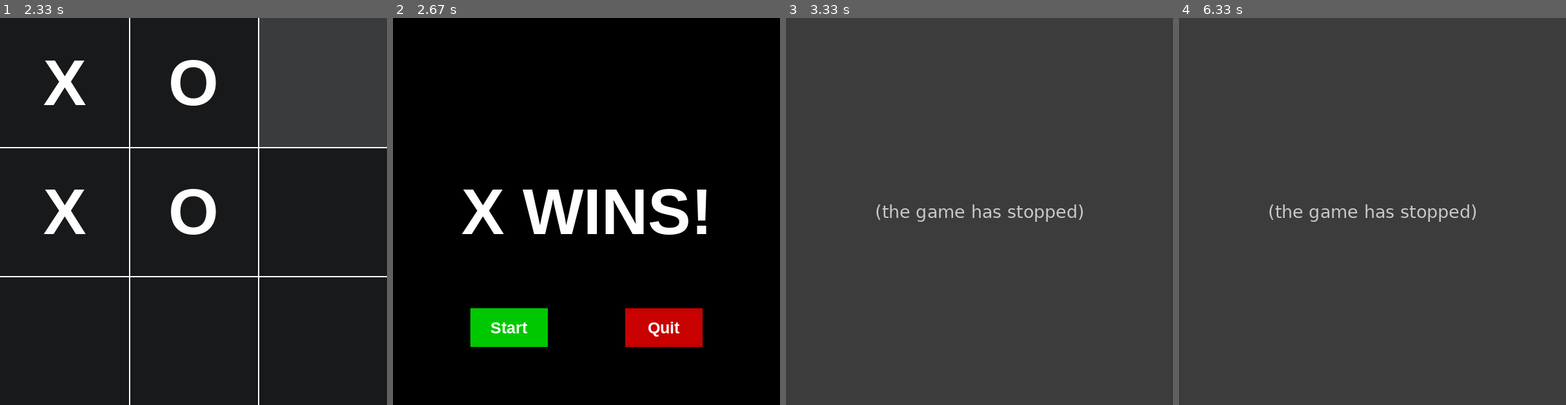
Above: before the commit, frames 1-4 (left to right).
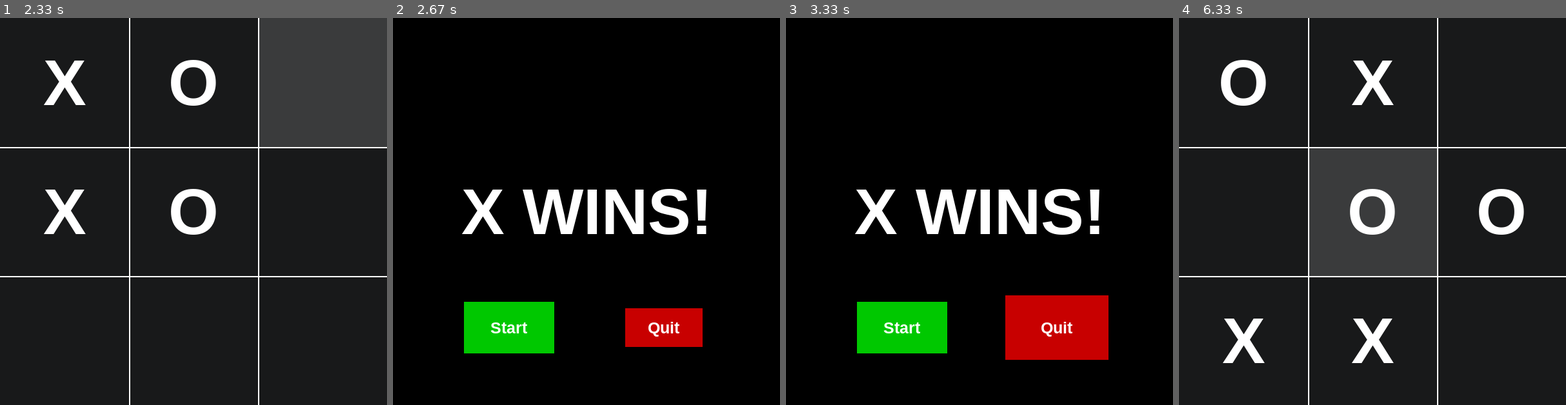
Above: after the commit, the same moments.

Repository: amirowns/starting
Game: pygame game, started from VSC_folder/PYGAME_TICTACTOE clean.py
Two runs of this game, one before a commit and one after it. Both use one fixed random seed, a clock stepped at 60 frames per second and the inputs below.
Inputs (mouse positions are in pixels of both pictures, inside the frame that each line leads up to):
- Up to frame 1 (2.33 s): click "Start" at 0.42 s; press the mouse at (65, 211) at 0.7 s; move the mouse to (170, 184) at 0.8 s; release the mouse at (274, 161) at 0.93 s; press the mouse at (193, 83) at 1.03 s; move the mouse to (166, 107) at 1.13 s; release the mouse at (139, 130) at 1.27 s; press the mouse at (65, 83) at 1.37 s; move the mouse to (108, 176) at 1.47 s; release the mouse at (154, 273) at 1.6 s; press the mouse at (193, 83) at 1.7 s; move the mouse to (127, 188) at 1.8 s; release the mouse at (61, 296) at 1.93 s; press the mouse at (193, 211) at 2.03 s; move the mouse to (267, 141) at 2.13 s; release the mouse at (340, 68) at 2.27 s
- Up to frame 2 (2.67 s): press the mouse at (458, 339) at 2.37 s; move the mouse to (458, 234) at 2.47 s; release the mouse at (462, 126) at 2.6 s
- Up to frame 3 (3.33 s): press the mouse at (1056, 327) at 2.7 s; move the mouse to (1064, 230) at 2.8 s; release the mouse at (1072, 137) at 2.93 s; press the mouse at (1056, 327) at 3.03 s; move the mouse to (1053, 254) at 3.13 s; release the mouse at (1049, 180) at 3.27 s
- Up to frame 4 (6.33 s): press the mouse at (1295, 327) at 3.37 s; move the mouse to (1291, 331) at 3.47 s; release the mouse at (1287, 335) at 3.6 s; press the mouse at (1372, 339) at 3.7 s; move the mouse to (1395, 304) at 3.8 s; release the mouse at (1418, 265) at 3.93 s; press the mouse at (1372, 211) at 4.03 s; move the mouse to (1318, 149) at 4.13 s; release the mouse at (1264, 87) at 4.27 s; press the mouse at (1372, 83) at 4.37 s; move the mouse to (1438, 76) at 4.47 s; release the mouse at (1504, 72) at 4.6 s; press the mouse at (1500, 211) at 4.7 s; move the mouse to (1500, 238) at 4.8 s; release the mouse at (1500, 269) at 4.93 s; press the mouse at (1372, 211) at 5.03 s; move the mouse to (1318, 226) at 5.13 s; release the mouse at (1268, 242) at 5.27 s; press the mouse at (1244, 339) at 5.37 s; move the mouse to (1364, 257) at 5.47 s; release the mouse at (1484, 176) at 5.6 s; press the mouse at (1372, 339) at 5.7 s; move the mouse to (1337, 234) at 5.8 s; release the mouse at (1306, 126) at 5.93 s; press the mouse at (1244, 83) at 6.03 s; move the mouse to (1318, 118) at 6.13 s; release the mouse at (1391, 153) at 6.27 s

Frame 1 is identical in both runs. In frame 2, 1.1% of the frame differs, in the area x 18-42%, y 73-87%; in frame 3, 100%, in the area x 0-100%, y 0-100%; in frame 4, 90%.
Before the commit the program exited at 2.7 s; later frames show no game.

Commit message:
Test branch (#4)
* another day another dollar

* Teppelin help (#3)

* Updated base button class!

* Updated

* sword snaps to button and brightens

* uh

* updated gitignore

* fixed the sword snapping to button without picking up the sword first

* grid completed! multiple items now! clicked items get brought up front!

Co-authored-by: mikethamp <afro_shikamaru@yahoo.com>

Diff:
--- a/VSC_folder/Button.py
+++ b/VSC_folder/Button.py
@@ -1,3 +1,4 @@
+import sys
 import pygame
 
 WHITE = (255, 255, 255)
@@ -8,15 +9,16 @@
     return textSurface, textSurface.get_rect()
 
 class Button(object):
-    def __init__(self, text, base_color, bright_color, font, rect):
-
-        self.text = text
+    def __init__(self, base_color, bright_color, rect):
         self.base_color = base_color
         self.bright_color = bright_color
-        self.font = font
         self.rect = rect
         self.current_color = self.base_color
-        self.text_objects = text_objects(text, font)
+
+    """def draw(self, win):
+        pygame.draw.rect(win, self.base_color, self.bright_color, self.rect)"""
+
+
 
     # checks if the button is being hovered
     def hovered(self, mouse):
@@ -30,15 +32,26 @@
             self.current_color = self.base_color
 
 ###################################################################### for TTT buttons
-    # puts text in the button
-    def Add_text_to_button(self, text):
-        self.text = text
-        self.text_objects = text_objects(text, self.font)
-
-    # puts an opaque X while hovering button
+    """# puts an opaque X while hovering button
     def PreviewText(self, text, mouse):
         if self.hovered(mouse):
             self.text = text
             self.text_objects = text_objects(text, self.font)
         else:
-            pass
+            pass"""
+
+
+class TTTButton(Button):
+    def __init__(self, text, base_color, bright_color, font, rect):
+        self.text = text
+        self.base_color = base_color
+        self.bright_color = bright_color
+        self.font = font
+        self.rect = rect
+        self.current_color = self.base_color
+        self.text_objects = text_objects(text, font)
+
+    # puts text in the button
+    def Add_text_to_button(self, text):
+        self.text = text
+        self.text_objects = text_objects(text, self.font)
--- a/VSC_folder/PYGAME_TICTACTOE clean.py
+++ b/VSC_folder/PYGAME_TICTACTOE clean.py
@@ -1,7 +1,7 @@
 
 import pygame
 import sys
-from Button import Button
+import Button
 
 # colors for text
 WHITE = (255, 255, 255)
@@ -56,13 +56,13 @@
     intro = True
 
     MM_Button_list = []
-
     screen.fill(BLACK)
     message_display("Tic Tac Toe")
 
+
     # make buttons
-    green_button = Button("Start", GREEN, BRIGHT_GREEN, smallText, pygame.Rect(display_width * 0.2, display_height * .75, display_width * 0.2, display_height * 0.1))
-    red_button = Button("Quit", RED, BRIGHT_RED, smallText, pygame.Rect(display_width * 0.6, display_height * .75, display_width * 0.2, display_height * 0.1))
+    green_button = Button.TTTButton("Start", GREEN, BRIGHT_GREEN, smallText, pygame.Rect(display_width * 0.2, display_height * .75, display_width * 0.2, display_height * 0.1))
+    red_button = Button.TTTButton("Quit", RED, BRIGHT_RED, smallText, pygame.Rect(display_width * 0.6, display_height * .75, display_width * 0.2, display_height * 0.1))
 
     # add buttons to button list
     MM_Button_list.append(green_button)
@@ -71,11 +71,15 @@
     while intro:
 
         mouse = pygame.mouse.get_pos()
-
         for event in pygame.event.get():
             if event.type == pygame.QUIT:
                 sys.exit()
             elif event.type == pygame.MOUSEBUTTONDOWN:
+                for button in MM_Button_list:
+                    if button.hovered(mouse):
+                        # enlarges button when hovered
+                        button.rect = pygame.Rect.inflate(button.rect, 20, 20)
+            elif event.type == pygame.MOUSEBUTTONUP:
                 for button in MM_Button_list:
                     if button.hovered(mouse):
                         if button.text == "Start":
@@ -83,6 +87,9 @@
                             break
                         elif button.text == "Quit":
                             sys.exit()
+
+
+
             else:
                 pass
 
@@ -108,15 +115,15 @@
     TTT_Button_list = []
 
     # makes the buttons easily
-    Top_Left = Button(None, DARK_GRAY, LIGHT_GRAY, largeText, pygame.Rect(display_width * 0, display_height * 0, display_width * 1/3, display_height * 1/3))
-    Top_Middle = Button(None, DARK_GRAY, LIGHT_GRAY, largeText, pygame.Rect(display_width * 1/3, display_height * 0, display_width * 1/3, display_height * 1/3))
-    Top_Right = Button(None, DARK_GRAY, LIGHT_GRAY, largeText, pygame.Rect(display_width * 2/3, display_height * 0, display_width * 1/3, display_height * 1/3))
-    Middle_Left = Button(None, DARK_GRAY, LIGHT_GRAY, largeText, pygame.Rect(display_width * 0, display_height * 1/3, display_width * 1/3, display_height * 1/3))
-    Middle_Middle = Button(None, DARK_GRAY, LIGHT_GRAY, largeText, pygame.Rect(display_width * 1/3, display_height * 1/3, display_width * 1/3, display_height * 1/3))
-    Middle_Right = Button(None, DARK_GRAY, LIGHT_GRAY, largeText, pygame.Rect(display_width * 2/3, display_height * 1/3, display_width * 1/3, display_height * 1/3))
-    Bottom_Left = Button(None, DARK_GRAY, LIGHT_GRAY, largeText, pygame.Rect(display_width * 0, display_height * 2/3, display_width * 1/3, display_height * 1/3))
-    Bottom_Middle = Button(None, DARK_GRAY, LIGHT_GRAY, largeText, pygame.Rect(display_width * 1/3, display_height * 2/3, display_width * 1/3, display_height * 1/3))
-    Bottom_Right = Button(None, DARK_GRAY, LIGHT_GRAY, largeText, pygame.Rect(display_width * 2/3, display_height * 2/3, display_width * 1/3, display_height * 1/3))
+    Top_Left = Button.TTTButton(None, DARK_GRAY, LIGHT_GRAY, largeText, pygame.Rect(display_width * 0, display_height * 0, display_width * 1/3, display_height * 1/3))
+    Top_Middle = Button.TTTButton(None, DARK_GRAY, LIGHT_GRAY, largeText, pygame.Rect(display_width * 1/3, display_height * 0, display_width * 1/3, display_height * 1/3))
+    Top_Right = Button.TTTButton(None, DARK_GRAY, LIGHT_GRAY, largeText, pygame.Rect(display_width * 2/3, display_height * 0, display_width * 1/3, display_height * 1/3))
+    Middle_Left = Button.TTTButton(None, DARK_GRAY, LIGHT_GRAY, largeText, pygame.Rect(display_width * 0, display_height * 1/3, display_width * 1/3, display_height * 1/3))
+    Middle_Middle = Button.TTTButton(None, DARK_GRAY, LIGHT_GRAY, largeText, pygame.Rect(display_width * 1/3, display_height * 1/3, display_width * 1/3, display_height * 1/3))
+    Middle_Right = Button.TTTButton(None, DARK_GRAY, LIGHT_GRAY, largeText, pygame.Rect(display_width * 2/3, display_height * 1/3, display_width * 1/3, display_height * 1/3))
+    Bottom_Left = Button.TTTButton(None, DARK_GRAY, LIGHT_GRAY, largeText, pygame.Rect(display_width * 0, display_height * 2/3, display_width * 1/3, display_height * 1/3))
+    Bottom_Middle = Button.TTTButton(None, DARK_GRAY, LIGHT_GRAY, largeText, pygame.Rect(display_width * 1/3, display_height * 2/3, display_width * 1/3, display_height * 1/3))
+    Bottom_Right = Button.TTTButton(None, DARK_GRAY, LIGHT_GRAY, largeText, pygame.Rect(display_width * 2/3, display_height * 2/3, display_width * 1/3, display_height * 1/3))
 
     # add buttons to list
     TTT_Button_list.append(Top_Left)
--- a/VSC_folder/anotherGAME.py
+++ b/VSC_folder/anotherGAME.py
@@ -39,11 +39,19 @@
 # add window caption
 pygame.display.set_caption('Another Idle Game')
 
+class Item():
+    def __init__(self, image_location):
+        self.image_location = image_location
+        self.image = pygame.image.load(self.image_location)
+        self.image.convert()
+        self.rect = self.image.get_rect()
+        self.rect.center = DISPLAY_WIDTH//2, DISPLAY_HEIGHT//2
+        self.moving = False
+
 # images used
-sword_1 = pygame.image.load("VSC_folder/pictures/sword1.png")
-sword_1.convert()
-rect = sword_1.get_rect()
-rect.center = DISPLAY_WIDTH//2, DISPLAY_HEIGHT//2
+sword_1 = Item("VSC_folder/pictures/sword1.png")
+shield_1 = Item("VSC_folder/pictures/shield1.png")
+sword_2 = Item("VSC_folder/pictures/sword1.png")
 
 # set up font and text; size=25, bold=True, italic=False
 smallText = pygame.font.SysFont("Arial", 25, True, False)
@@ -51,39 +59,84 @@
 
 
 def game_loop():
-    moving = False
+
+    # gets the mouse position
+    mouse = pygame.mouse.get_pos()
+
+    # grid starting pos
+    COLUMN_ONE = DISPLAY_WIDTH * 1/4
+    ROW_ONE = DISPLAY_HEIGHT * 0.6
+    BOX_DIMENSION = 32
+    MOVE_OVER = BOX_DIMENSION + 2
+    MERGE_BUTTON_LIST = []
+
+    # MAKES GRID OF BUTTONS :D
+    for x in range(6): # columns
+        for y in range(6): # rows
+            MERGE_BUTTON_LIST.append(Button.Button(RED, BRIGHT_RED, pygame.Rect((COLUMN_ONE + (x * MOVE_OVER)), (ROW_ONE + (y * MOVE_OVER)), BOX_DIMENSION, BOX_DIMENSION)))
+
+    CURRENT_ITEMS = [] #list of current items in the grid
+    CURRENT_ITEMS.append(sword_1)
+    CURRENT_ITEMS.append(shield_1)
+    CURRENT_ITEMS.append(sword_2)
+
+    CURRENT_ITEM = None
+
+    holding = False
     while True:
 
-        # gets the mouse position
         mouse = pygame.mouse.get_pos()
+        # fills screen so old swords get covered
+        screen.fill(BLACK)
+
+        # bottom half of screen is dark gray
+        pygame.draw.rect(screen, DARK_GRAY, (0, DISPLAY_HEIGHT/2, DISPLAY_WIDTH, DISPLAY_HEIGHT/2))
+
+        # buttons
+        for button in MERGE_BUTTON_LIST:
+            button.brighten(mouse)
+            pygame.draw.rect(screen, button.current_color, button.rect)
 
         # exits game if you click the X in top right
         for event in pygame.event.get():
             if event.type == pygame.QUIT:
                 sys.exit()
             elif event.type == pygame.MOUSEBUTTONDOWN:
-                if rect.collidepoint(event.pos):
-                    moving = True
+                for item in CURRENT_ITEMS:
+                    if item.rect.collidepoint(event.pos) and holding == False:
+                        item.moving = True
+                        CURRENT_ITEM = item
+                        CURRENT_ITEMS.remove(item)
+                        CURRENT_ITEMS.insert(0, item)
+                        print(CURRENT_ITEMS)
+                        holding = True
+            elif event.type == pygame.MOUSEMOTION:
+                for item in CURRENT_ITEMS:
+                    if item.moving:
+                            #moves sword relative distance mouse moves
+                            #sword_rect.move_ip(event.rel)
+                        # makes the sword center the same as mouse position
+                        item.rect.center = pygame.mouse.get_pos()
+                        ###################################################################################### finished changing moving and stuff before ths line
             elif event.type == pygame.MOUSEBUTTONUP:
-                moving = False
-            elif event.type == pygame.MOUSEMOTION and moving:
-                rect.move_ip(event.rel)
+                if CURRENT_ITEM != None:
+                    # if mouse button release and sword was moving, make the sword rect snap to center of the button
+                    for button in MERGE_BUTTON_LIST:
+                        if button.hovered(mouse) and CURRENT_ITEM.moving:
+                            CURRENT_ITEM.rect.center = button.rect.center
+                            CURRENT_ITEM.moving = False
+                            CURRENT_ITEM = None
+                            holding = False
 
-        # fills screen so old swords get covered
-        screen.fill(BLACK)
-        # bottom half of screen is dark gray
-        pygame.draw.rect(screen, DARK_GRAY, (0, DISPLAY_HEIGHT/2, DISPLAY_WIDTH, DISPLAY_HEIGHT/2))
+                            # TODO currently moves sword to every button until above if stops the moving in specific button you let go
+                            # need to make sword snap back to last button it was on if mouse up not on a box
 
-        # grid starting pos
-        MERGE_START_X = DISPLAY_WIDTH * 2/3
-        MERGE_START_Y = DISPLAY_HEIGHT * 2/3
-
-        # Button1 = Button.Button(None, DARK_GRAY, LIGHT_GRAY, None, (MERGE_START_X, MERGE_START_Y, 32, 32))
-        # puts sword on screen
-        screen.blit(sword_1, rect)
+        # spawns sword on screen, last one drawn gets put on top
+        for item in CURRENT_ITEMS[::-1]:
+            screen.blit(item.image, item.rect)
 
         # draws border around sword
-        pygame.draw.rect(screen, YELLOW, rect, 1, 5)
+        #pygame.draw.rect(screen, YELLOW, sword_rect, 1, 5)
 
         # updates stuff on display
         pygame.display.update()
@@ -93,3 +146,8 @@
         clock.tick(60)
 
 game_loop()
+
+"""
+currently both the sword get picked up at the same time, might pick up all items that are clicked on later lmao.
+also need to figure out how to spawn the swords on the next empty button in the grid.
+"""
Binary file added: VSC_folder/pictures/shield1.png
Not shown, added: .gitignore
